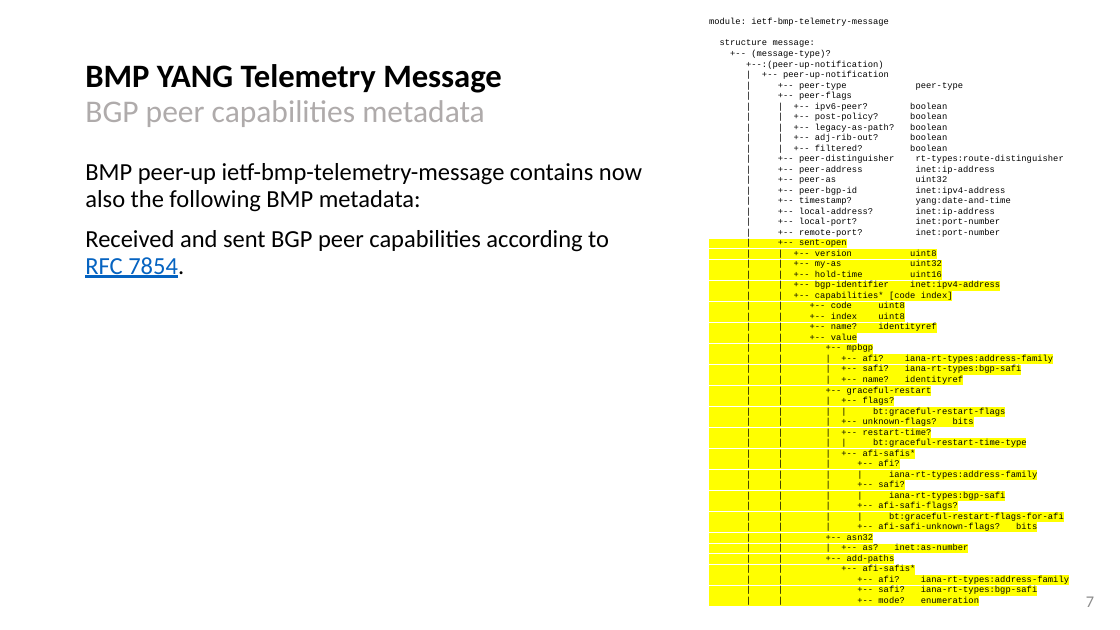
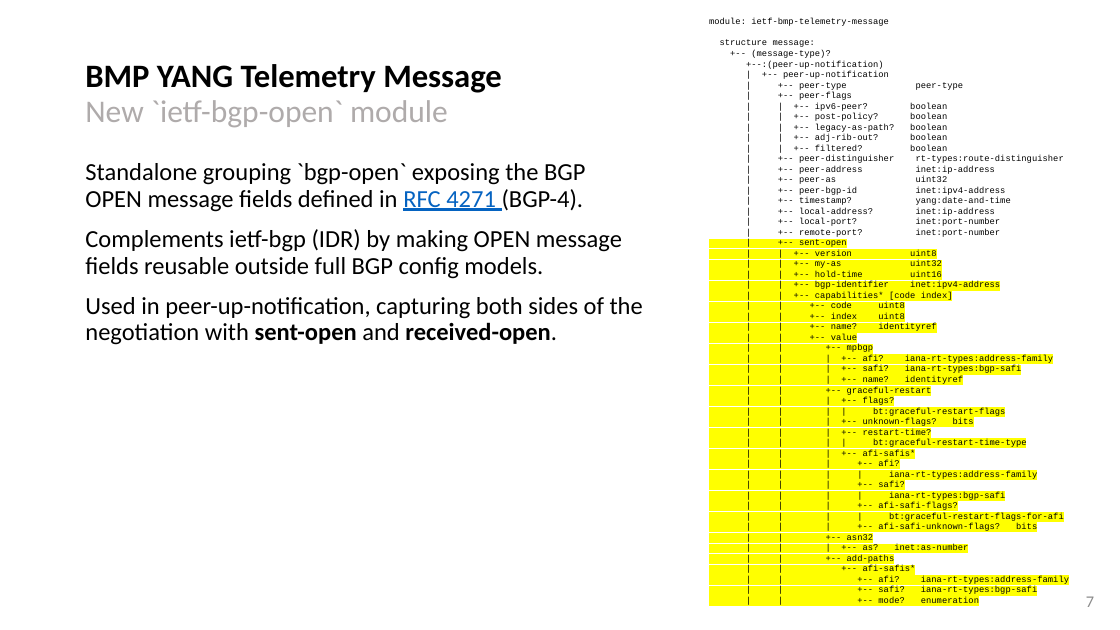
Before and after one commit to network-analytics/ietf-network-analytics-document-status, a slide deck: slide 7 of 126/NMOP/draft-netana-nmop-message-broker-bmp-telemetry-msg-03.pptx. Drawn at 1120x630 pixels with LibreOffice and Linux fonts; fonts in the diff are those of the drawing. Boxes give left, top, right and bottom in pixels: in the first picture for what was removed or moved away, otherwise in the second. Text is boxed around its words. In the diff, an @@ line names an element or a change of style, - is before the commit and + after.

Commit message:
bmp-telemetry-msg: finalize slides for IETF 126

```diff
--- a/126/NMOP/draft-netana-nmop-message-broker-bmp-telemetry-msg-03.pptx
+++ b/126/NMOP/draft-netana-nmop-message-broker-bmp-telemetry-msg-03.pptx
@@ title at bbox=[85, 64, 502, 127]: text changed @@
-BMP YANG Telemetry Message
-BGP peer capabilities metadata
+BMP YANG Telemetry Message
+New `ietf-bgp-open` module
@@ text at bbox=[85, 163, 643, 345]: text changed @@
-BMP peer-up ietf-bmp-telemetry-message contains now also the following BMP metadata:
-Received and sent BGP peer capabilities according to RFC 7854.
+Standalone grouping `bgp-open` exposing the BGP OPEN message fields defined in RFC 4271 (BGP-4).
+Complements ietf-bgp (IDR) by making OPEN message fields reusable outside full BGP config models.
+Used in peer-up-notification, capturing both sides of the negotiation with sent-open and received-open.
```
Also in this commit, not shown: 7 other slides changed, 3 slides added, 1 slide removed, 1 other file.
